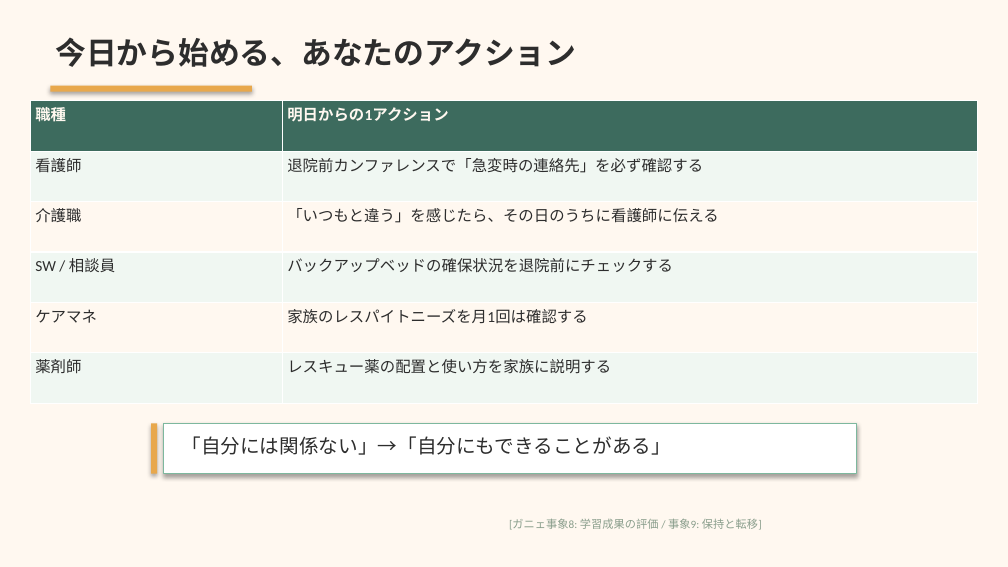
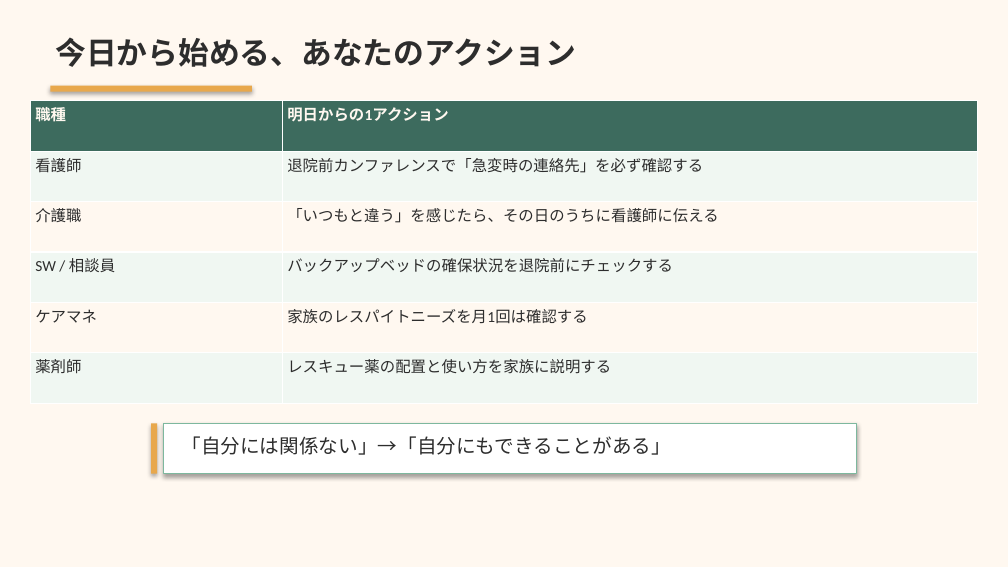
Before and after one commit to Tama831/ai-agent-team-materials, a slide deck: slide 10 of output/education/2026-03-30_palliative-home-death-concordance/palliative-home-death-concordance_slides_allstaff.pptx. Drawn at 1008x567 pixels with LibreOffice and Linux fonts; fonts in the diff are those of the drawing. Boxes give left, top, right and bottom in pixels: in the first picture for what was removed or moved away, otherwise in the second. Text is boxed around its words. In the diff, an @@ line names an element or a change of style, - is before the commit and + after.

```diff
--- a/output/education/2026-03-30_palliative-home-death-concordance/palliative-home-death-concordance_slides_allstaff.pptx
+++ b/output/education/2026-03-30_palliative-home-death-concordance/palliative-home-death-concordance_slides_allstaff.pptx
@@ text removed at box(509, 519, 762, 530) @@
-[ガニェ事象8: 学習成果の評価 / 事象9: 保持と転移]
```
Also in this commit, not shown: 9 other slides changed, 4 other files.
